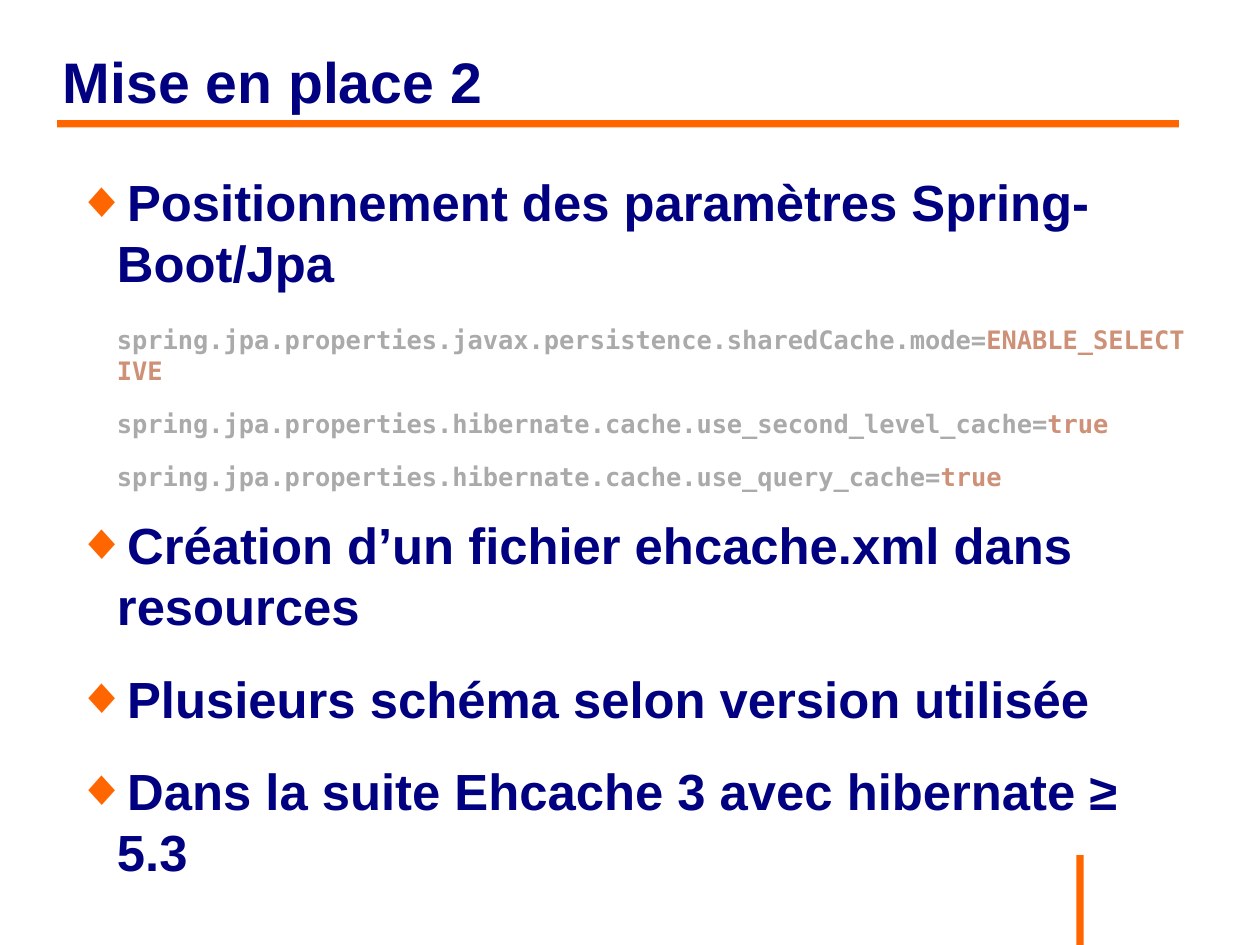
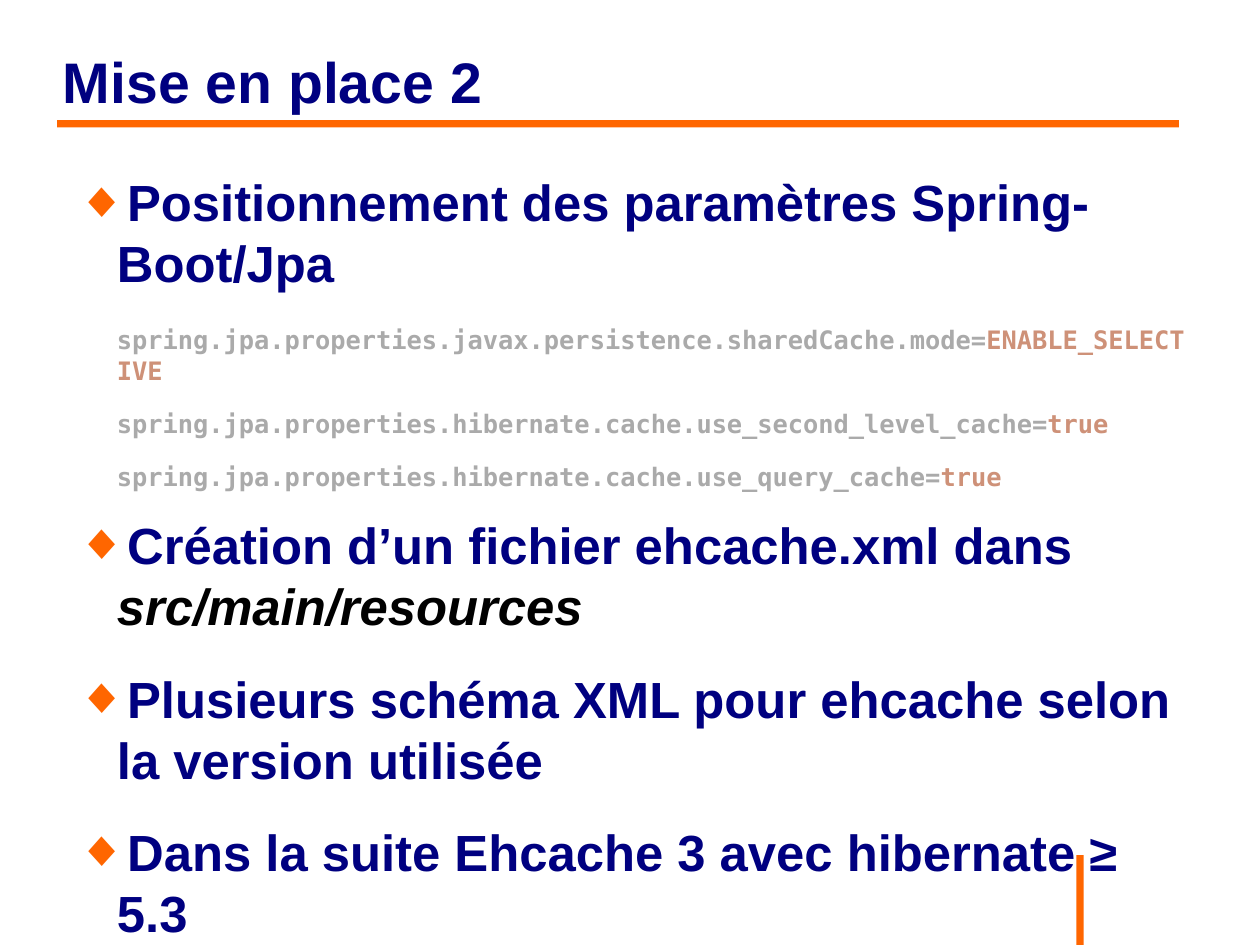
Before and after one commit to philphils/formation-hibernate-avancee, a slide deck: slide 57 of Documentation/diapo_formation_hibernate_avancee.odp. Drawn at 1260x945 pixels with LibreOffice and Linux fonts; fonts in the diff are those of the drawing; background and template pictures are left out. Boxes give left, top, right and bottom in pixels: in the first picture for what was removed or moved away, otherwise in the second. Text is boxed around its words. In the diff, an @@ line names an element or a change of style, - is before the commit and + after.

```diff
--- a/Documentation/diapo_formation_hibernate_avancee.odp
+++ b/Documentation/diapo_formation_hibernate_avancee.odp
@@ text at bbox=[117, 526, 1171, 780]: text changed @@
-◆ Création d’un fichier ehcache.xml dans resources
-◆ Plusieurs schéma selon version utilisée
+◆ Création d’un fichier ehcache.xml dans src/main/resources
+◆ Plusieurs schéma XML pour ehcache selon la version utilisée
```
Also in this commit, not shown: 11 other slides changed.
